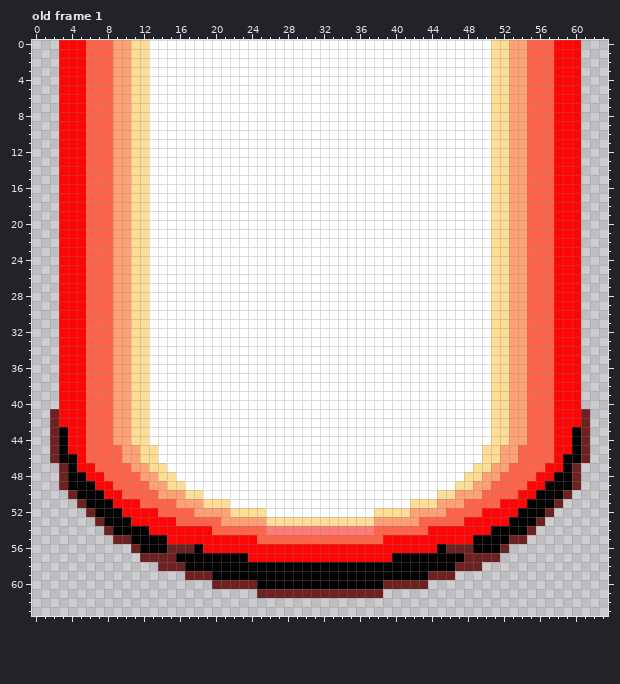
Two states of a pixel-art file, build/html5/satanicCircle.ase. Above: the version before the commit.
64x64 pixels, 2 frames. Shown: old frame 1. The commit also changed other frames, which this record leaves out.
The same view after the edit:
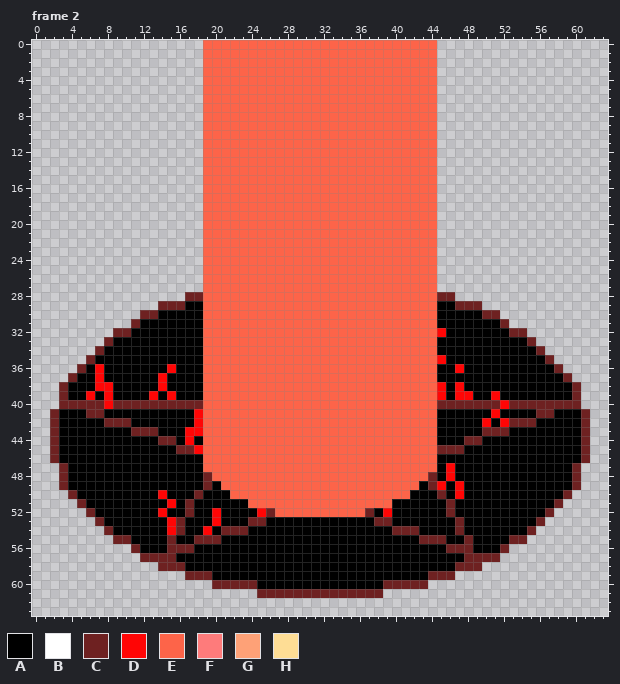
Palette (. is transparent): A #000000  B #ffffff  C #6e2121  D #ff0505  E #fd6449  F #fe7b7b  G #fea177  H #fedd95
A new or re-ordered frame is compared with the old frame closest to it.
From old to new:
frames 2 -> 4
Changed rows in their new state; - is an unchanged pixel.
Frame 2 is new; against old frame 1, layer "beam":
first column x 3:
 0 ................EEEEEEEEEEEEEEEEEEEEEEEEEE................
 1 ................EEEEEEEEEEEEEEEEEEEEEEEEEE................
 2 ................EEEEEEEEEEEEEEEEEEEEEEEEEE................
 3 ................EEEEEEEEEEEEEEEEEEEEEEEEEE................
 4 ................EEEEEEEEEEEEEEEEEEEEEEEEEE................
 5 ................EEEEEEEEEEEEEEEEEEEEEEEEEE................
 6 ................EEEEEEEEEEEEEEEEEEEEEEEEEE................
 7 ................EEEEEEEEEEEEEEEEEEEEEEEEEE................
 8 ................EEEEEEEEEEEEEEEEEEEEEEEEEE................
 9 ................EEEEEEEEEEEEEEEEEEEEEEEEEE................
10 ................EEEEEEEEEEEEEEEEEEEEEEEEEE................
11 ................EEEEEEEEEEEEEEEEEEEEEEEEEE................
12 ................EEEEEEEEEEEEEEEEEEEEEEEEEE................
13 ................EEEEEEEEEEEEEEEEEEEEEEEEEE................
14 ................EEEEEEEEEEEEEEEEEEEEEEEEEE................
15 ................EEEEEEEEEEEEEEEEEEEEEEEEEE................
16 ................EEEEEEEEEEEEEEEEEEEEEEEEEE................
17 ................EEEEEEEEEEEEEEEEEEEEEEEEEE................
18 ................EEEEEEEEEEEEEEEEEEEEEEEEEE................
19 ................EEEEEEEEEEEEEEEEEEEEEEEEEE................
20 ................EEEEEEEEEEEEEEEEEEEEEEEEEE................
21 ................EEEEEEEEEEEEEEEEEEEEEEEEEE................
22 ................EEEEEEEEEEEEEEEEEEEEEEEEEE................
23 ................EEEEEEEEEEEEEEEEEEEEEEEEEE................
24 ................EEEEEEEEEEEEEEEEEEEEEEEEEE................
25 ................EEEEEEEEEEEEEEEEEEEEEEEEEE................
26 ................EEEEEEEEEEEEEEEEEEEEEEEEEE................
27 ................EEEEEEEEEEEEEEEEEEEEEEEEEE................
28 ..............CCEEEEEEEEEEEEEEEEEEEEEEEEEECC..............
29 ...........CCCAAEEEEEEEEEEEEEEEEEEEEEEEEEEAACCC...........
30 .........CCAAAAAEEEEEEEEEEEEEEEEEEEEEEEEEEAAAAACC.........
31 ........CAAAAAAAEEEEEEEEEEEEEEEEEEEEEEEEEEAAAAAAAC........
32 ......CCAAAAAAAAEEEEEEEEEEEEEEEEEEEEEEEEEEDAAAAAAACC......
33 .....CAAAAAAAAAAEEEEEEEEEEEEEEEEEEEEEEEEEEAAAAAAAAAAC.....
34 ....CAAAAAAAAAAAEEEEEEEEEEEEEEEEEEEEEEEEEEAAAAAAAAAAAC....
35 ...CAAAAAAAAAAAAEEEEEEEEEEEEEEEEEEEEEEEEEEDAAAAAAAAAAAC...
36 ..CADAAAAAAADAAAEEEEEEEEEEEEEEEEEEEEEEEEEEAADAAAAAAAAAAC..
37 .CAADAAAAAADAAAAEEEEEEEEEEEEEEEEEEEEEEEEEEAAAAAAAAAAAAAAC.
38 CAAADDAAAAADAAAAEEEEEEEEEEEEEEEEEEEEEEEEEEDADAAAAAAAAAAAAC
39 CAADADAAAADADAAAEEEEEEEEEEEEEEEEEEEEEEEEEEDADDAADAAAAAAAAC
40 CCCCCDCCCCCCCCCCEEEEEEEEEEEEEEEEEEEEEEEEEECCCCCCCDCCCCCCCC
41 AAACCAAAAAAAAAADEEEEEEEEEEEEEEEEEEEEEEEEEEAAAAAADAAAACCAAA
42 AAAAACCCAAAAAAADEEEEEEEEEEEEEEEEEEEEEEEEEEAAAAADADCCCAAAAA
43 -AAAAAAACCCAAADDEEEEEEEEEEEEEEEEEEEEEEEEEEAAAAACCCAAAAAAA-
44 -AAAAAAAAAACCADAEEEEEEEEEEEEEEEEEEEEEEEEEEAAACCAAAAAAAAAA-
45 -AAAAAAAAAAAACCDEEEEEEEEEEEEEEEEEEEEEEEEEECCCAAAAAAAAAAAA-
46 --AAAAAAAAAAAAAAEEEEEEEEEEEEEEEEEEEEEEEEEEAAAAAAAAAAAAAA--
47 --AAAAAAAAAAAAAAEEEEEEEEEEEEEEEEEEEEEEEEEEADAAAAAAAAAAAA--
48 ---AAAAAAAAAAAAACEEEEEEEEEEEEEEEEEEEEEEEECADAAAAAAAAAAA---
49 ----AAAAAAAAAAAACAEEEEEEEEEEEEEEEEEEEEEEACDADAAAAAAAAA----
50 -----AAAAAADAAACAAAEEEEEEEEEEEEEEEEEEEEAAACADAAAAAAAA-----
51 ------AAAAAADACAAAAAAEEEEEEEEEEEEEEEEAAAAAACAAAAAAAA------
52 -------AAAADAACAADAAAADCEEEEEEEEEECADAAAAAACAAAAAAA-------
53 --------AAAA-CAAADAAACCAAAAAAAAAAAACCAAAAAAACAAAAA--------
54 ----------AA-CAA-ACCCAAAAAAAAAAAAAAAACCCAAAACAAA----------
55 ------------CAACCCAAAAAAAAAAAAAAAAAAAAAACCCAAC------------
56 ----------------AAAAAAAAAAAAAAAAAAAAAAAAAA----------------
57 ---------------------AAAAAAAAAAAAAAAA---------------------
Where, in picture pixels (left, top, right, bottom), the same in both pictures:
changed: (59, 40, 581, 562)
